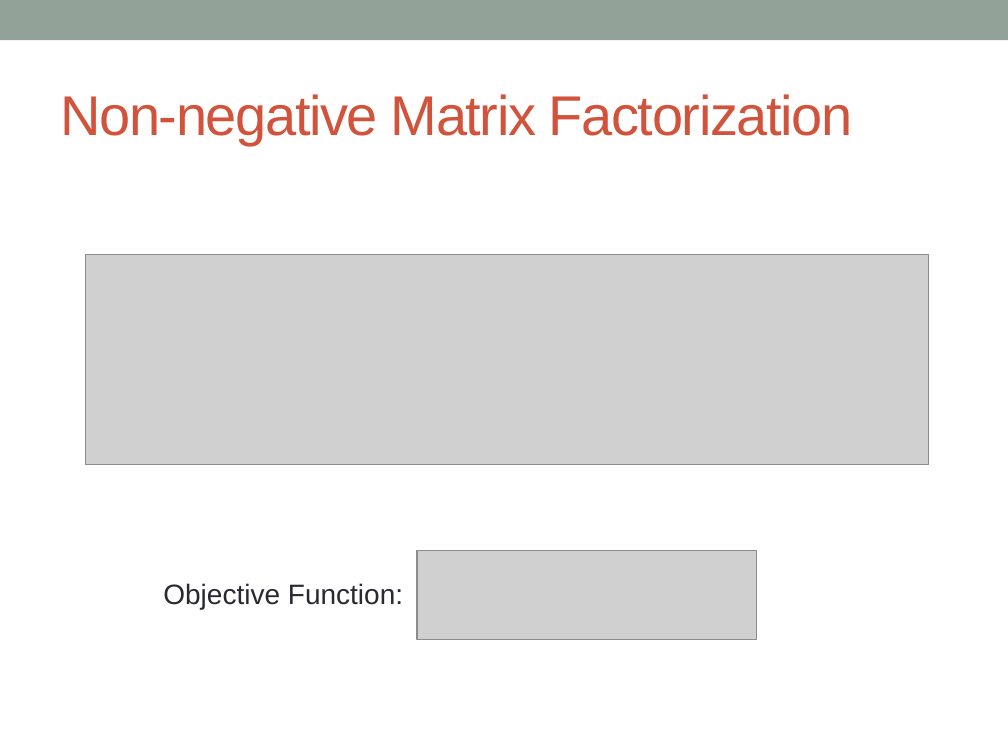
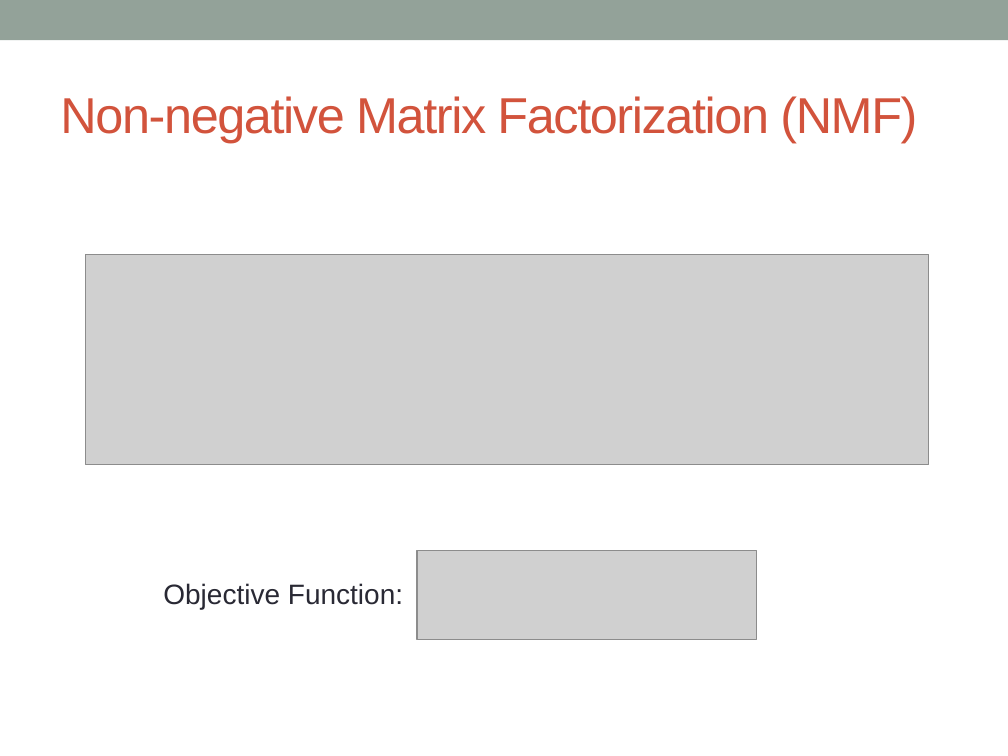
Before and after one commit to markheimann/Bayesian-ML, a slide deck: slide 8 of BMML_Presentation.pptx. Drawn at 1008x756 pixels with LibreOffice and Linux fonts; fonts in the diff are those of the drawing; grey boxes stand for pictures. Boxes give left, top, right and bottom in pixels: in the first picture for what was removed or moved away, otherwise in the second. Text is boxed around its words. In the diff, an @@ line names an element or a change of style, - is before the commit and + after.

```diff
--- a/BMML_Presentation.pptx
+++ b/BMML_Presentation.pptx
@@ title at <box>60,96,917,143</box>: text changed; size 40 to 36 pt @@
-Non-negative Matrix Factorization
+Non-negative Matrix Factorization (NMF)
```
Also in this commit, not shown: 6 other slides changed, 4 slides added.
